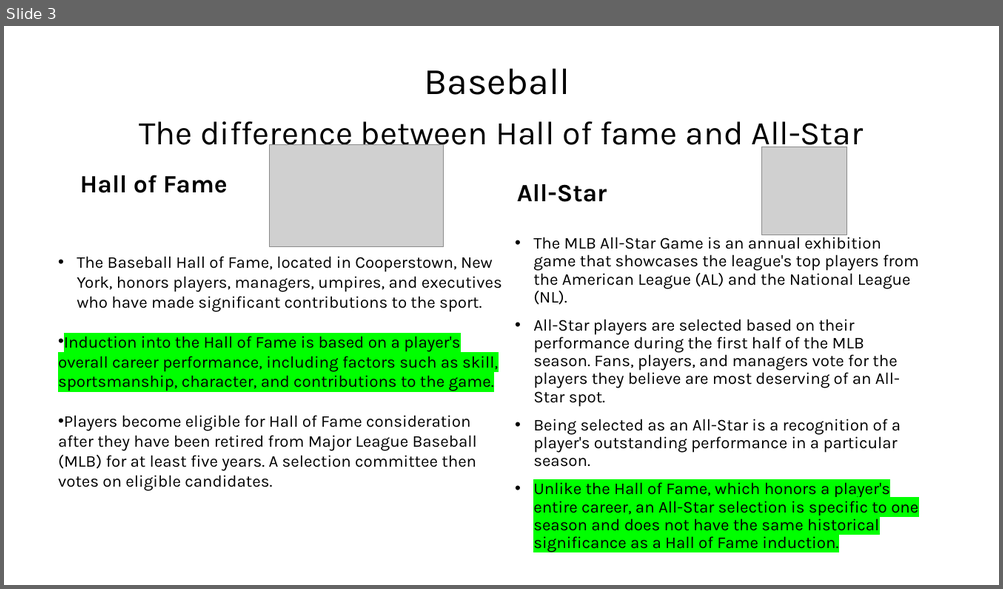
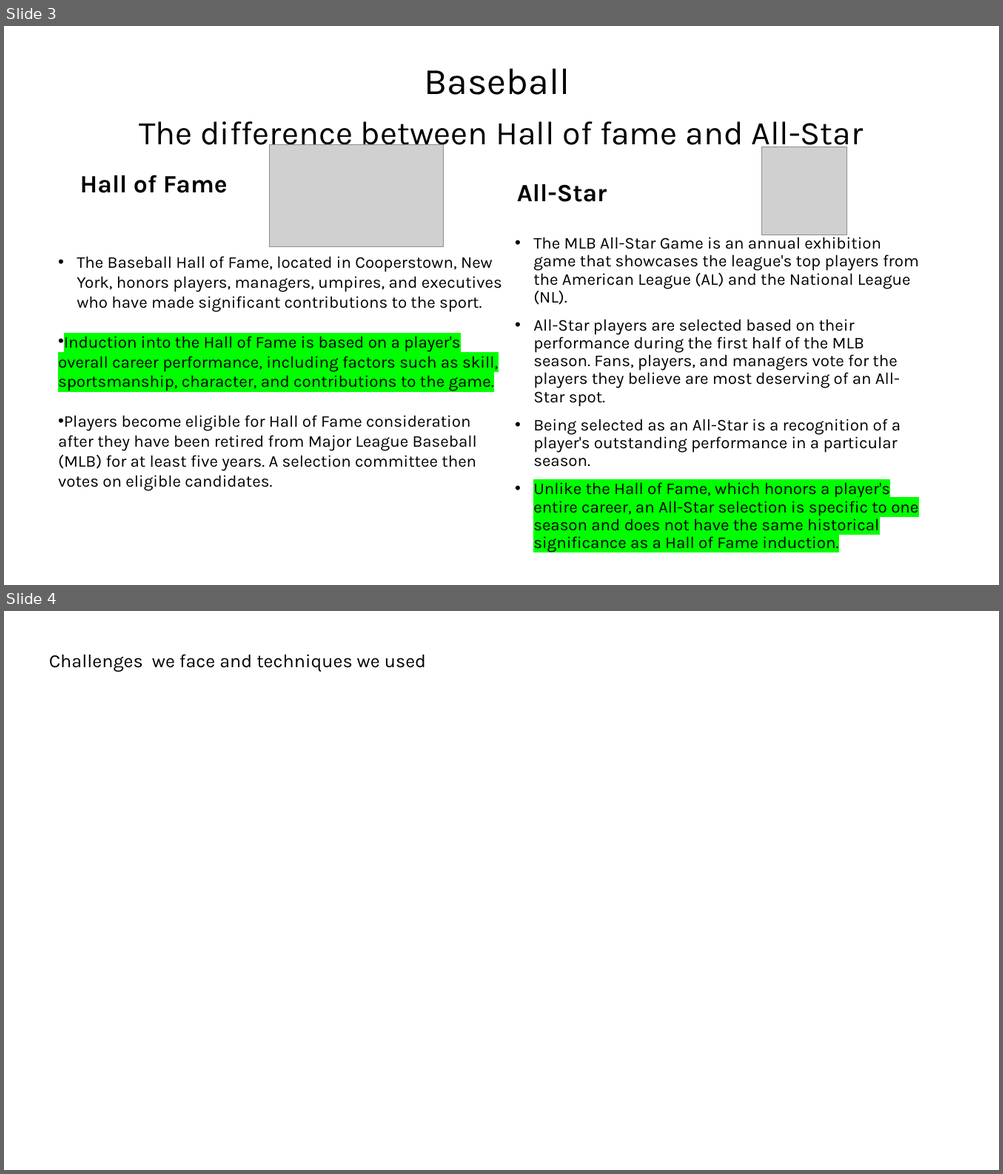
Before and after one commit to leeju09/Project-3-Baseball-, a slide deck: Presentation/Proect3_Group3.pptx. Shown one above the other, each under a label of ours: slide 3 before the commit, slides 3 and 4 after it. The pictures are 1003x589 and 1003x1174 pixels, drawn with LibreOffice and Linux fonts; fonts in the diff are those of the drawing; grey boxes stand for pictures. Boxes give left, top, right and bottom in pixels: in the first picture for what was removed or moved away, otherwise in the second. Text is boxed around its words. In the diff, an @@ line names an element or a change of style, - is before the commit and + after.

```diff
--- a/Presentation/Proect3_Group3.pptx
+++ b/Presentation/Proect3_Group3.pptx
@@ slide 4 added at [4, 611, 999, 1170], background #FFFFFF @@
@@ text added at [49, 654, 426, 672], 18 pt, text #000000 @@
+Challenges we face and techniques we used
```
Also in this commit, not shown: 1 slide changed, 5 slides removed.
